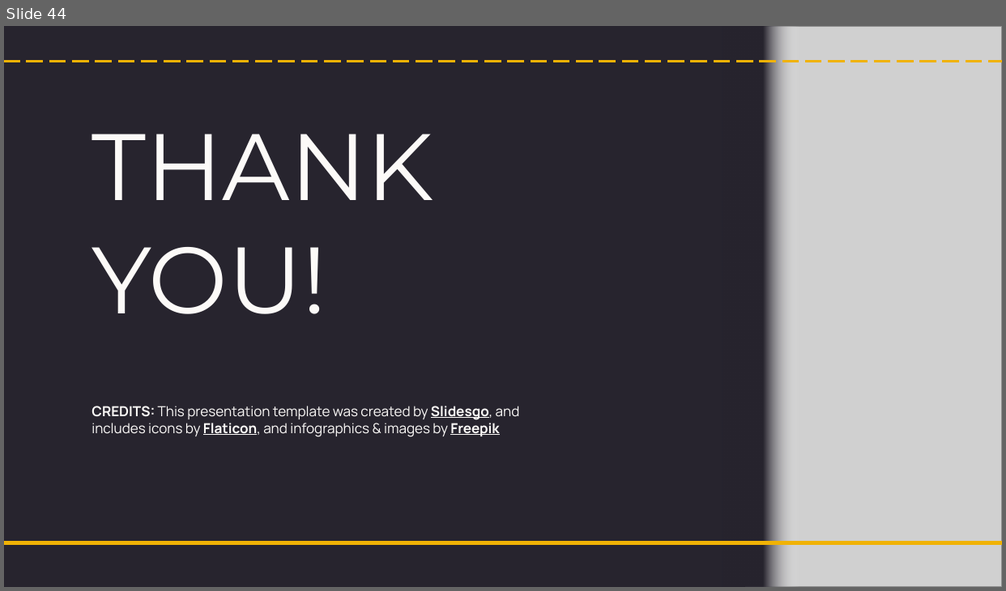
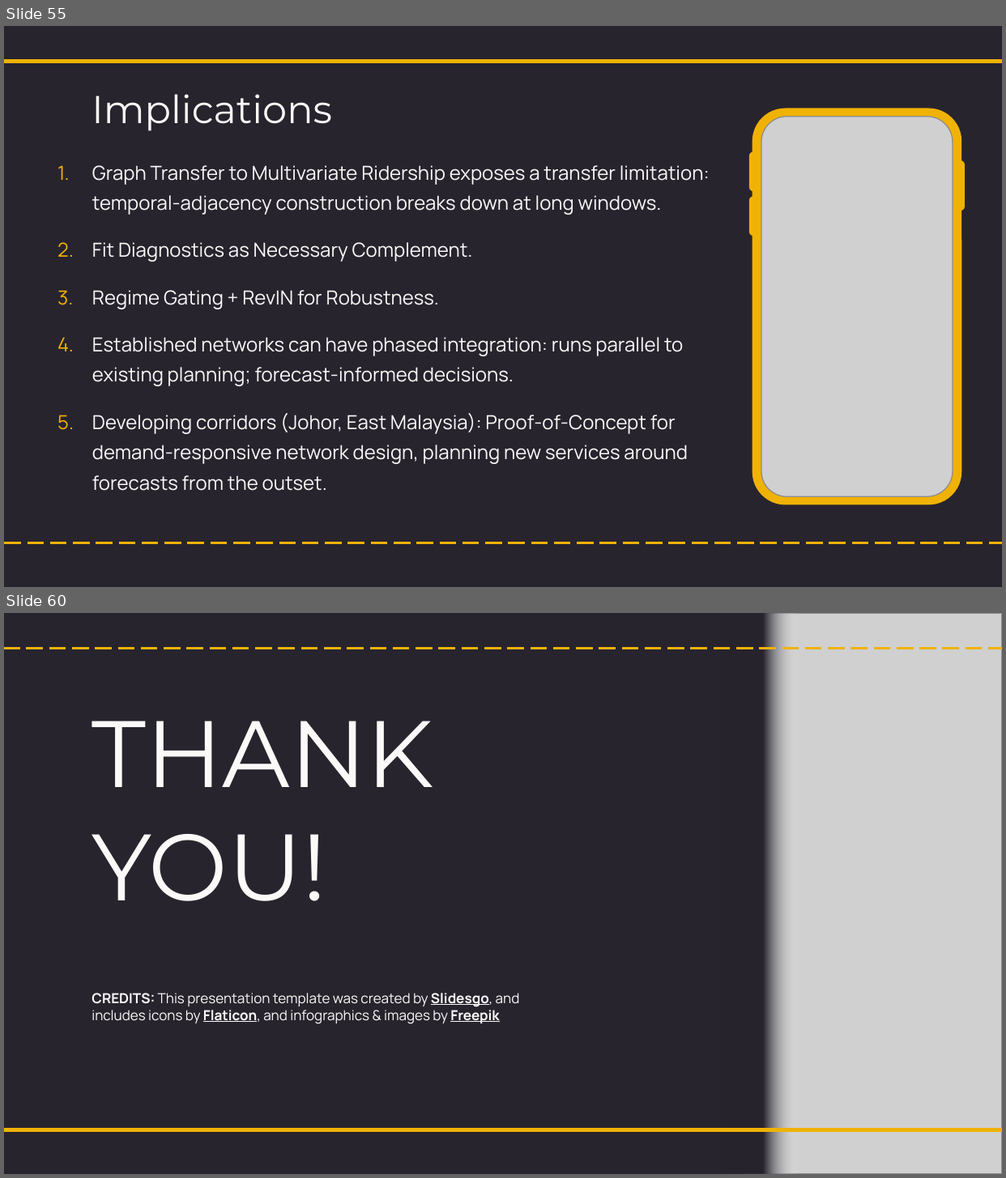
Before and after one commit to NightfuryEquinn/Ridership, a slide deck: docs/24202141_yipzixian_p1_presentation_revised.pptx. Shown one above the other, each under a label of ours: slide 44 before the commit, slides 55 and 60 after it; the slides between them are not shown. The pictures are 1006x591 and 1006x1178 pixels, drawn with LibreOffice and Linux fonts; fonts in the diff are those of the drawing; grey boxes stand for pictures. Boxes give left, top, right and bottom in pixels: in the first picture for what was removed or moved away, otherwise in the second. Text is boxed around its words. In the diff, an @@ line names an element or a change of style, - is before the commit and + after.

```diff
--- a/docs/24202141_yipzixian_p1_presentation_revised.pptx
+++ b/docs/24202141_yipzixian_p1_presentation_revised.pptx
@@ slide 55 added at (4,26,1002,587), background #27242E @@
@@ line added from (4, 61) to (1002, 61), #F0B205 3 pt @@
@@ title added at (91,94,332,131), 28 pt, text #FCFAF8 @@
+Implications
@@ picture added at (761,117,953,497) @@
@@ subtitle added at (92,165,710,491), 14 pt, text #FCFAF8 @@
+1. Graph Transfer to Multivariate Ridership exposes a transfer limitation: temporal-adjacency construction breaks down at long windows.
+2. Fit Diagnostics as Necessary Complement.
+3. Regime Gating + RevIN for Robustness.
+4. Established networks can have phased integration: runs parallel to existing planning; forecast-informed decisions.
+5. Developing corridors (Johor, East Malaysia): Proof-of-Concept for demand-responsive network design, planning new services around forecasts from the outset.
@@ group added at (749,108,965,505): 4 rounded rectangles @@
@@ line added from (4, 543) to (1002, 543), #F0B205 1.5 pt dashed @@
@@ what was slide 44 is now slide 60 @@
```
Also in this commit, not shown: 4 slides changed, 15 other slides added, 4 other files.
